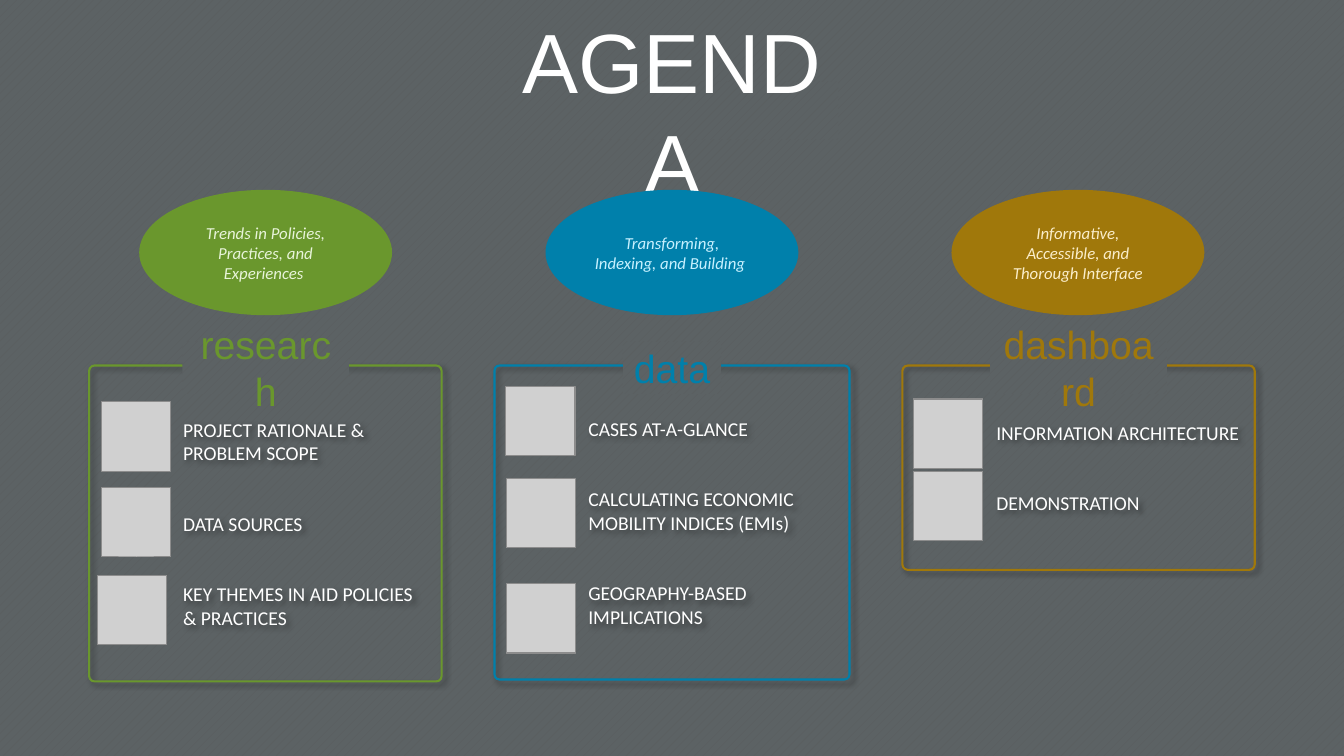
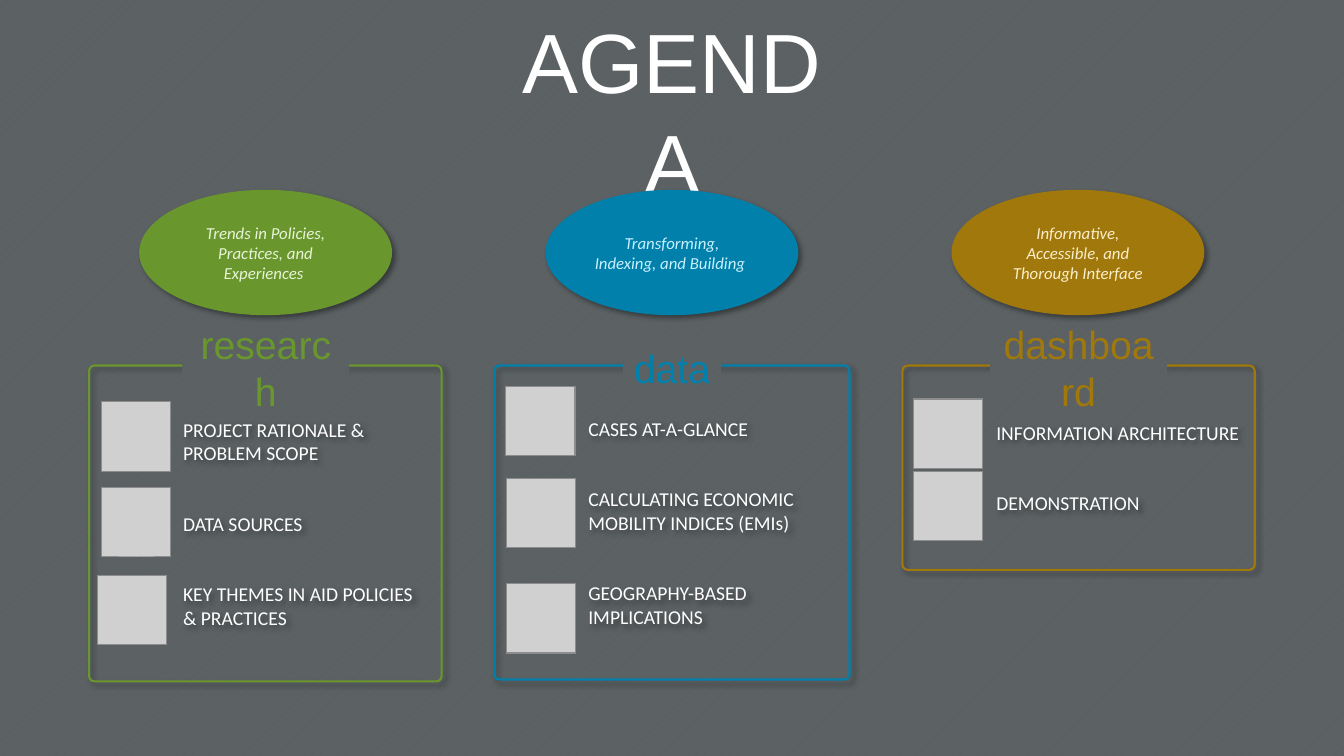
Before and after one commit to danimcadet/danic_capstone, a slide deck: slide 2 of finaid dashboard.pptx. Drawn at 1344x756 pixels with LibreOffice and Linux fonts; fonts in the diff are those of the drawing; grey boxes stand for pictures; background and template pictures are left out. Boxes give left, top, right and bottom in pixels: in the first picture for what was removed or moved away, otherwise in the second. Text is boxed around its words. In the diff, an @@ line names an element or a change of style, - is before the commit and + after.

```diff
--- a/finaid dashboard.pptx
+++ b/finaid dashboard.pptx
@@ shadow on in 3 elements at [545, 190, 799, 315], [139, 190, 392, 315], [952, 190, 1205, 315] @@
```
Also in this commit, not shown: 5 other slides changed, 4 slides added, 2 slides removed, 5 other files.
